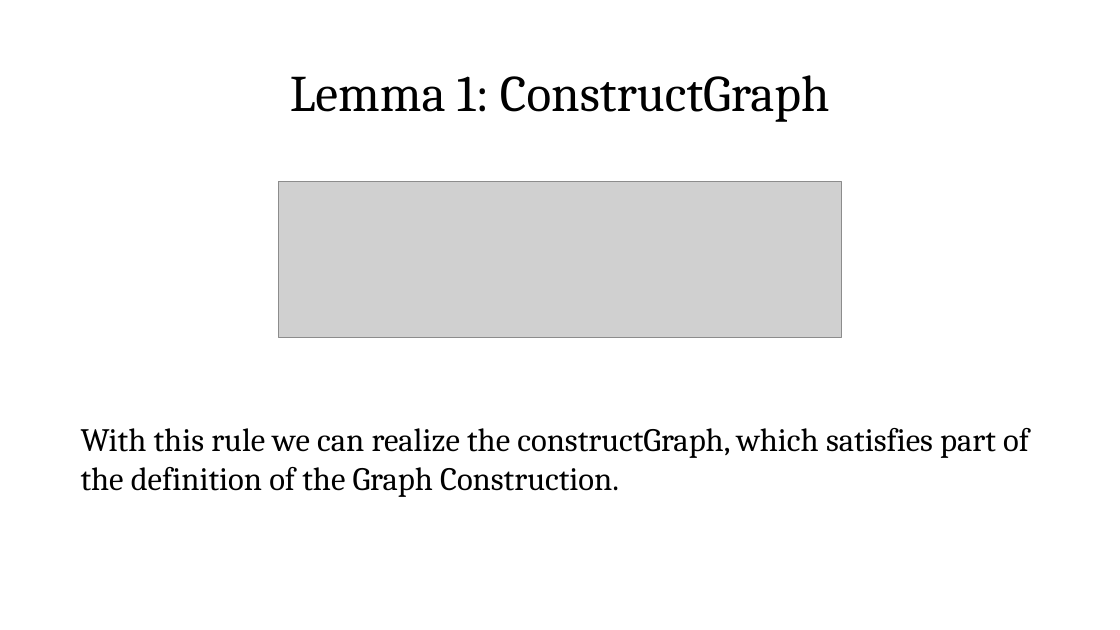
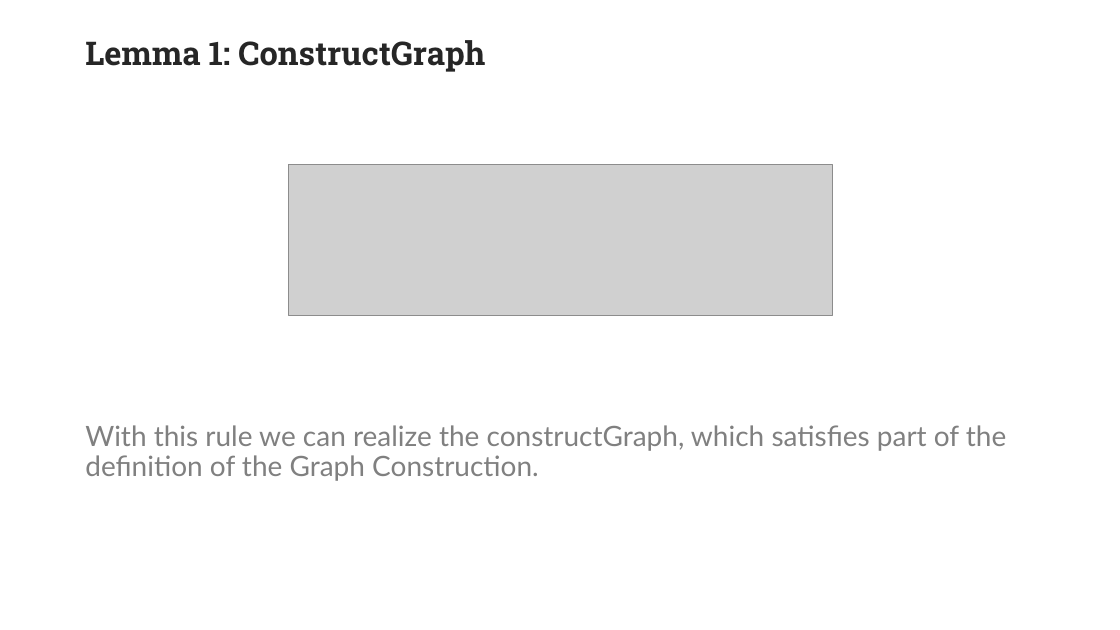
Before and after one commit to ManuManu97/k-degree, a slide deck: slide 10 of Presentazione.pptx (slide 9 before the commit). Drawn at 1120x630 pixels with LibreOffice and Linux fonts; fonts in the diff are those of the drawing; grey boxes stand for pictures; background and template pictures are left out. Boxes give left, top, right and bottom in pixels: in the first picture for what was removed or moved away, otherwise in the second. Text is boxed around its words. In the diff, an @@ line names an element or a change of style, - is before the commit and + after.

```diff
--- a/Presentazione.pptx
+++ b/Presentazione.pptx
@@ title "Lemma 1: ConstructGraph" at [85, 40, 485, 72]: size 44 to 28 pt, font Cambria to Roboto Slab, text colour #000000 to #262626, bold on; alignment centre to left; vertical alignment middle to top @@
@@ picture: place and size @@
-picture at [279, 181, 841, 338]
+picture at [289, 165, 833, 315]
@@ text "With this rule we can ..." at [85, 425, 1006, 481]: size 28 to 24 pt, font Cambria to Lato, text colour #000000 to #808080; line spacing 1 to 0.9; more space between paragraphs; vertical alignment top to middle @@
```
Also in this commit, not shown: 15 other slides changed, 3 slides added, 2 slides removed.
